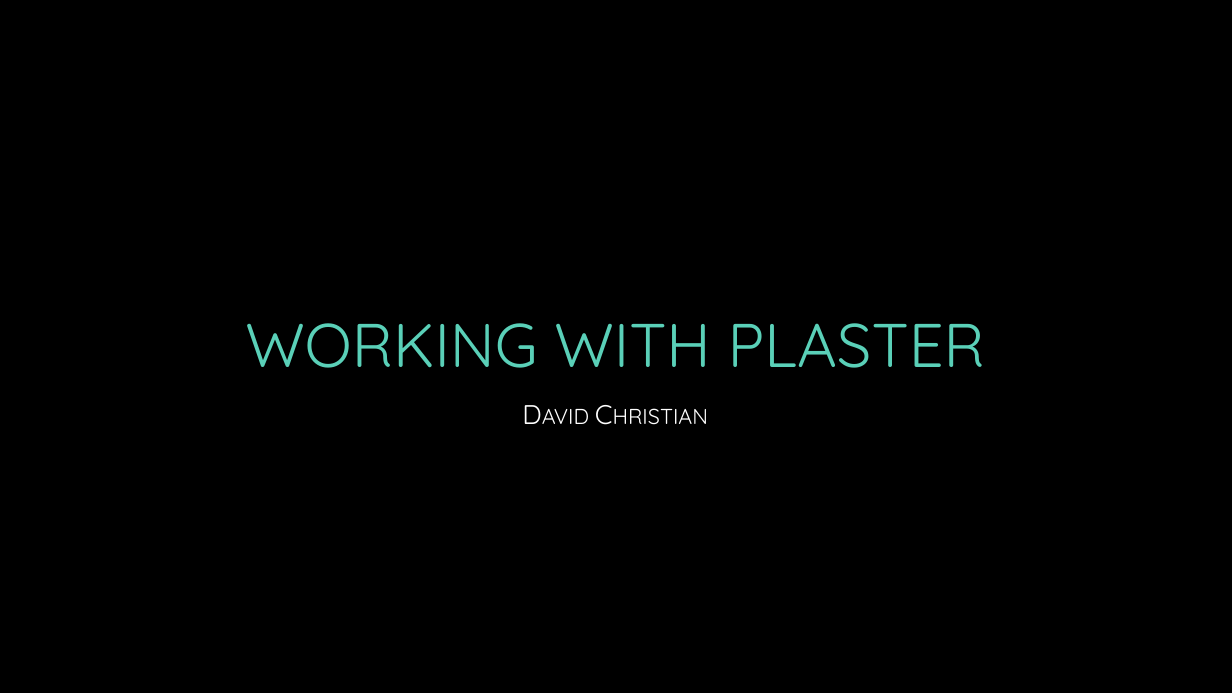
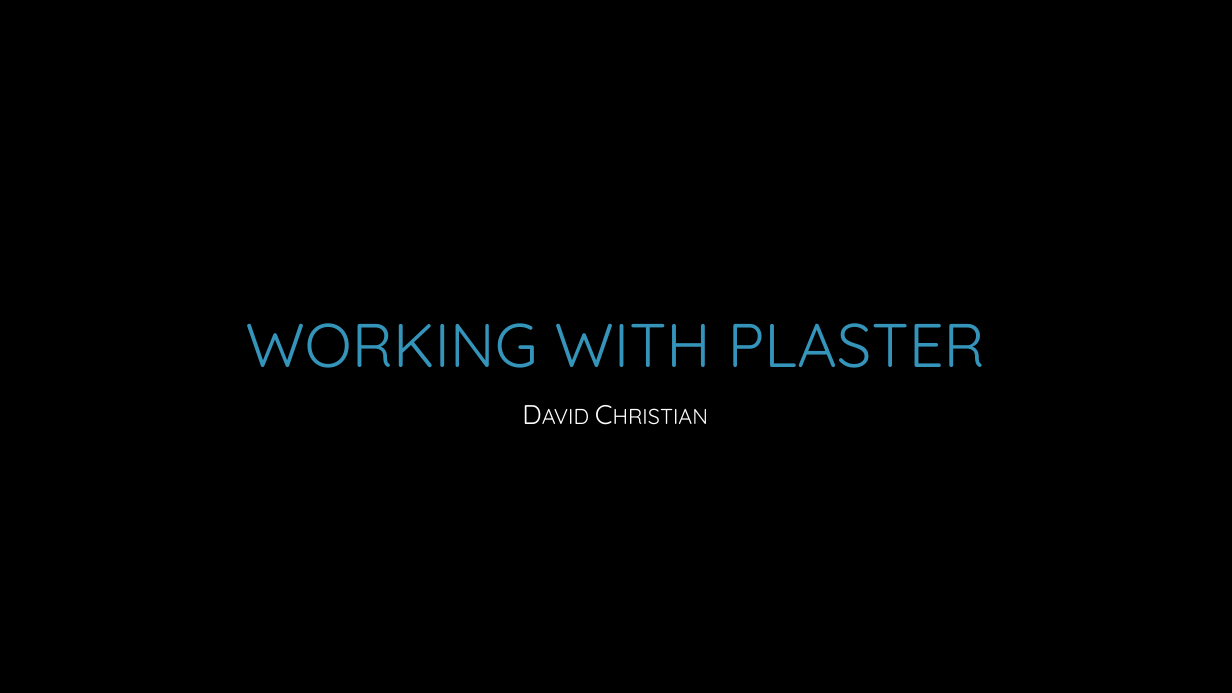
Before and after one commit to dchristian3188/DemoWorkingWithPlaster, a slide deck: slide 1 of Working with Plaster.pptx. Drawn at 1232x693 pixels with LibreOffice and Linux fonts; fonts in the diff are those of the drawing; background and template pictures are left out. Boxes give left, top, right and bottom in pixels: in the first picture for what was removed or moved away, otherwise in the second. Text is boxed around its words. In the diff, an @@ line names an element or a change of style, - is before the commit and + after.

Commit message:
more presentation stuff

```diff
--- a/Working with Plaster.pptx
+++ b/Working with Plaster.pptx
@@ title "WORKING WITH PLASTER" at [245, 323, 985, 368]: text colour #5AD0B8 to #3494BA @@
```
Also in this commit, not shown: 1 other slide changed, 3 slides added.
